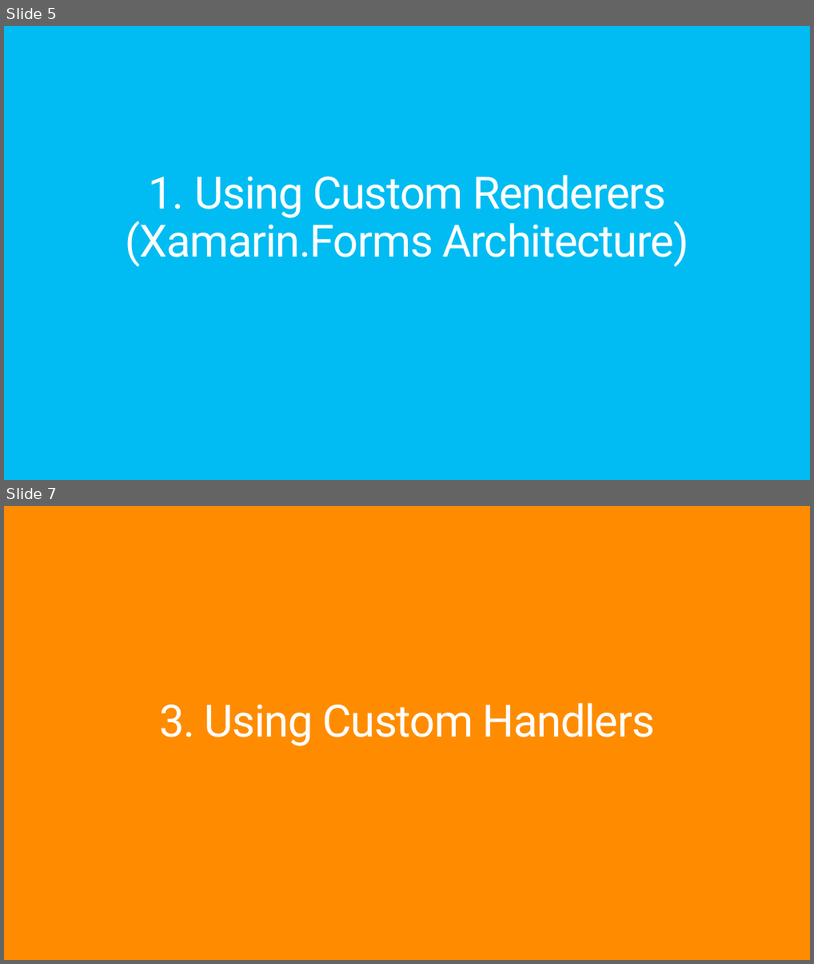
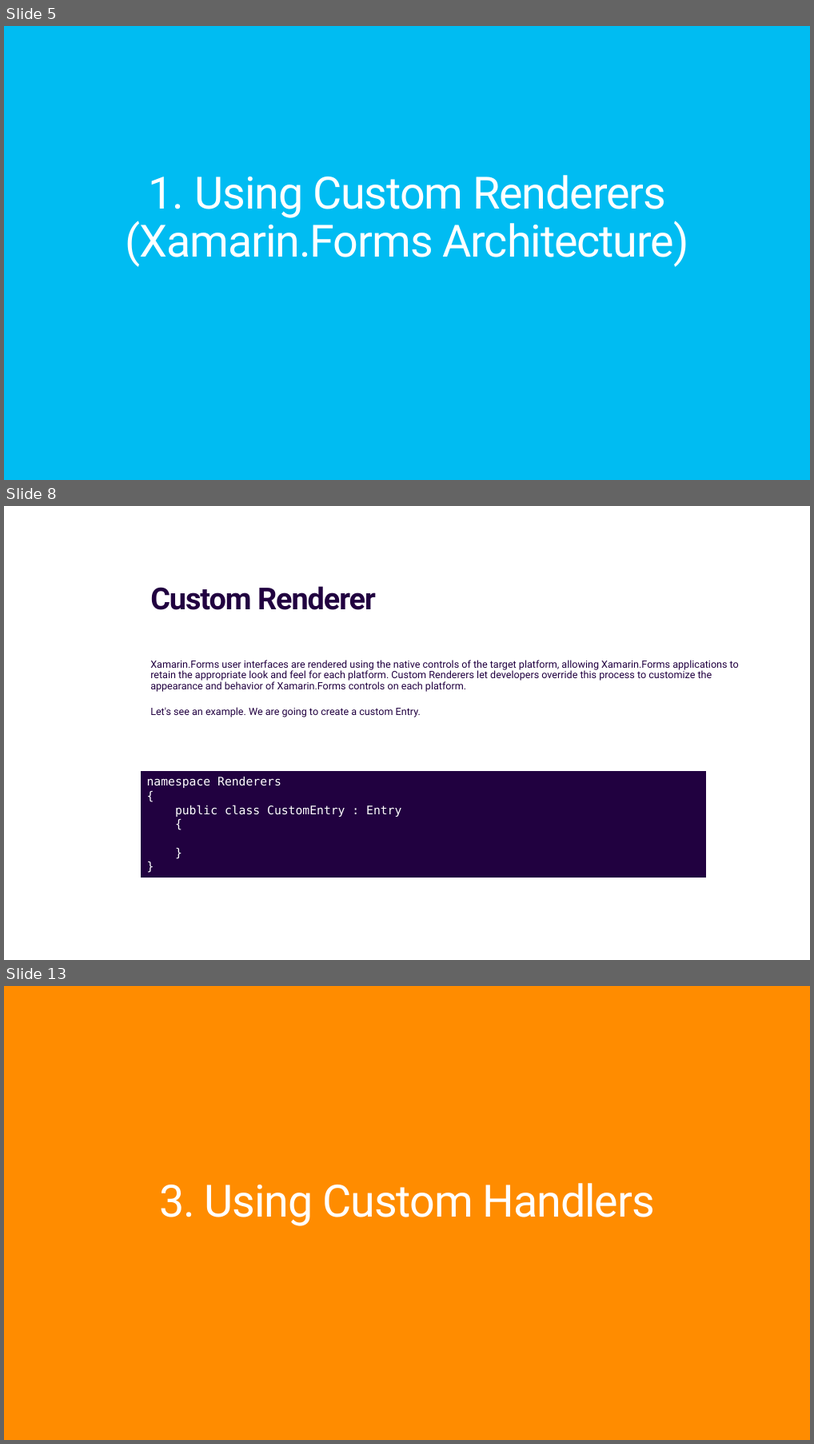
Before and after one commit to jsuarezruiz/ways-create-netmaui-controls, a slide deck: ways-create-netmaui-controls.pptx. Shown one above the other, each under a label of ours: slides 5 and 7 before the commit, slides 5, 8 and 13 after it; the slides between them are not shown. The pictures are 814x964 and 814x1444 pixels, drawn with LibreOffice and Linux fonts; fonts in the diff are those of the drawing. Boxes give left, top, right and bottom in pixels: in the first picture for what was removed or moved away, otherwise in the second. Text is boxed around its words. In the diff, an @@ line names an element or a change of style, - is before the commit and + after.

```diff
--- a/ways-create-netmaui-controls.pptx
+++ b/ways-create-netmaui-controls.pptx
@@ slide 8 added at [4, 506, 810, 960], background #FFFFFF @@
@@ title added at [150, 586, 376, 610], 36 pt, text #210140, bold @@
+Custom Renderer
@@ text added at [150, 660, 739, 717], 12 pt, text #210140 @@
+Xamarin.Forms user interfaces are rendered using the native controls of the target platform, allowing Xamarin.Forms applications to retain the appropriate look and feel for each platform. Custom Renderers let developers override this process to customize the appearance and behavior of Xamarin.Forms controls on each platform.
+Let's see an example. We are going to create a custom Entry.
@@ rectangle added at [141, 772, 706, 877], fill #210140, outline #210140 0.75 pt, 14 pt, text #FFFFFF @@
+namespace Renderers
+{
+public class CustomEntry : Entry
+{
+}
+}
@@ what was slide 7 is now slide 13 @@
```
Also in this commit, not shown: 1 slide changed, 14 other slides added, 1 slide removed.
